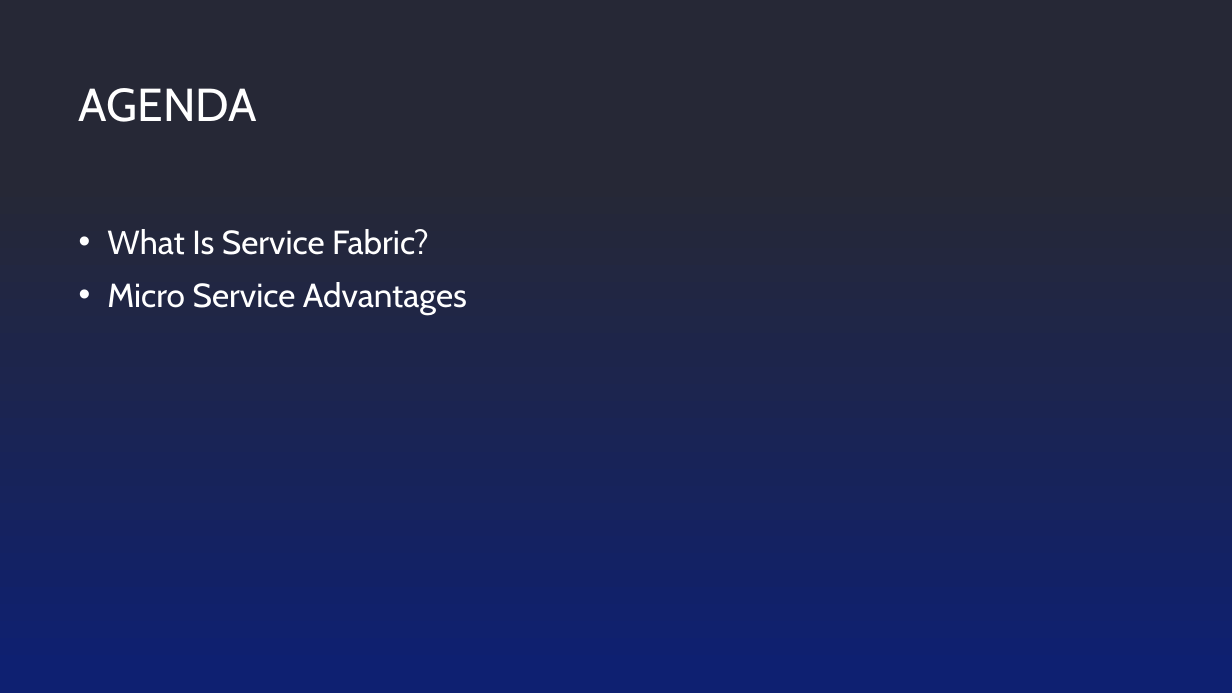
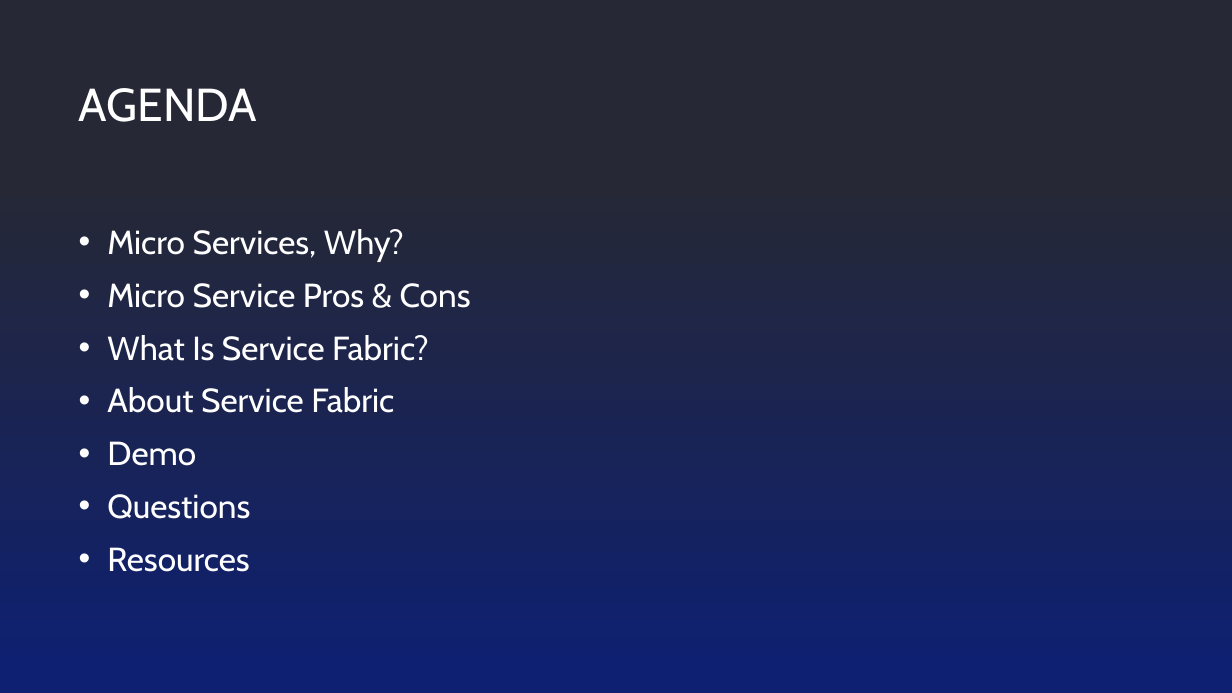
Before and after one commit to javierdpt/conference-tracker, a slide deck: slide 3 of Resources/Using Service Fabric as a Platform.pptx. Drawn at 1232x693 pixels with LibreOffice and Linux fonts; fonts in the diff are those of the drawing; background and template pictures are left out. Boxes give left, top, right and bottom in pixels: in the first picture for what was removed or moved away, otherwise in the second. Text is boxed around its words. In the diff, an @@ line names an element or a change of style, - is before the commit and + after.

Commit message:
updates to presentation

```diff
--- a/Resources/Using Service Fabric as a Platform.pptx
+++ b/Resources/Using Service Fabric as a Platform.pptx
@@ text at <box>107,229,471,308</box>: paragraphs added @@
+• Micro Services, Why?
+• Micro Service Pros & Cons
@@ text at <box>107,387,394,572</box>: text changed @@
-• Micro Service Advantages
+• About Service Fabric
+• Demo
+• Questions
+• Resources
```
Also in this commit, not shown: 5 other slides changed, 1 slide added, 2 slides removed.
